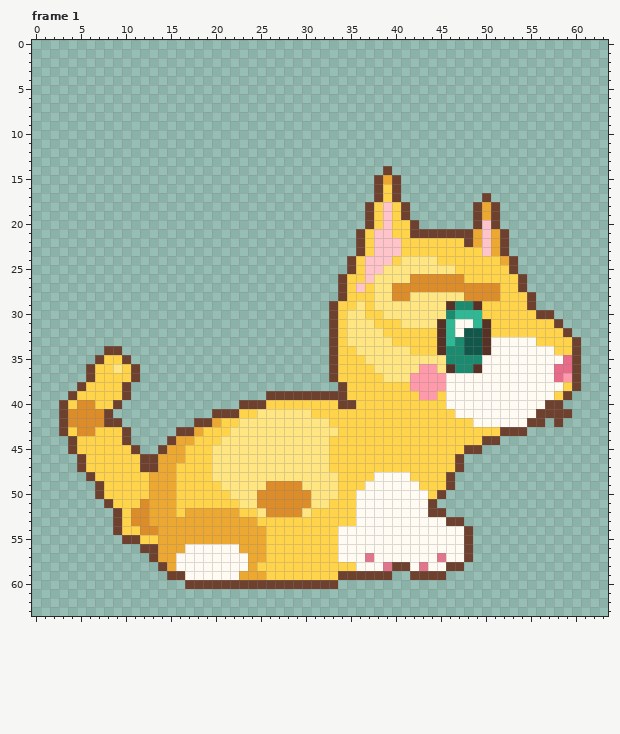
Two states of a pixel-art file, assets/pixel/cat/idle_side.aseprite. The picture above was drawn from the file before the commit.
64x64 pixels, 2 frames. Shown: frame 1. The commit also changed other frames, which this record leaves out.
And afterwards:
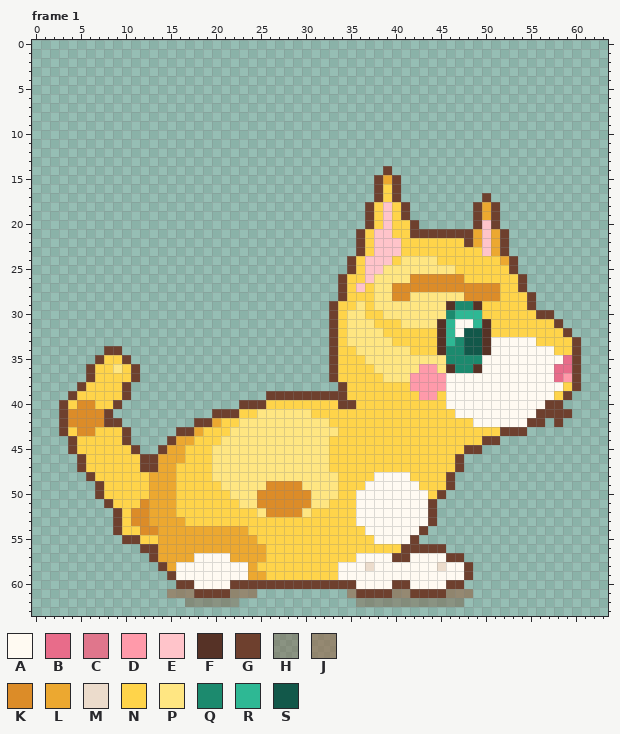
Palette (. is transparent): A #fffaf2  B #e86c8a  C #e0768c  D #ff9aaa  E #ffc4ca  F #563226  G #6e402e  H #78563a69  J #946c4ea5  K #dc8c28  L #eca830  M #ecdccc  N #ffd44a  P #ffe682  Q #1c8a6e  R #2eb894  S #12584a
What changed:
{"where": "frame 1, layer \"pixel\""}
{"frame":1,"y":52,"x":17,"old":"LLLLLL","new":"NNNNNN"}
{"frame":1,"y":52,"x":45,"old":"G","new":"."}
{"frame":1,"y":53,"x":17,"old":"LLLLLLLL","new":"NNNNNNNN"}
{"frame":1,"y":53,"x":44,"old":"AAGG","new":"G..."}
{"frame":1,"y":54,"x":24,"old":"LL","new":"NN"}
{"frame":1,"y":54,"x":34,"old":"AAA","new":"NNN"}
{"frame":1,"y":54,"x":43,"old":"AAAAAG","new":"G....."}
{"frame":1,"y":55,"x":25,"old":"L","new":"N"}
{"frame":1,"y":55,"x":34,"old":"AAAA","new":"NNNN"}
{"frame":1,"y":55,"x":42,"old":"AAAAAAG","new":"G......"}
{"frame":1,"y":56,"x":17,"old":"AAAAAA","new":"LLLLLL"}
{"frame":1,"y":56,"x":34,"old":"AAAAAAAAAAAAAAG","new":"NNNNNNNGGGGG..."}
{"frame":1,"y":57,"x":16,"old":"AA","new":"LL"}
{"frame":1,"y":57,"x":22,"old":"AA","new":"LL"}
{"frame":1,"y":57,"x":34,"old":"AA","new":"NN"}
{"frame":1,"y":57,"x":37,"old":"C","new":"A"}
{"frame":1,"y":57,"x":40,"old":"AA","new":"GG"}
{"frame":1,"y":57,"x":45,"old":"CAAG","new":"AGG."}
{"frame":1,"y":58,"x":34,"old":"NN","new":"AA"}
{"frame":1,"y":58,"x":37,"old":"A","new":"M"}
{"frame":1,"y":58,"x":39,"old":"CGG","new":"AAA"}
{"frame":1,"y":58,"x":43,"old":"C","new":"A"}
{"frame":1,"y":58,"x":45,"old":"AGG.","new":"MAAG"}
{"frame":1,"y":59,"x":16,"old":"G","new":"A"}
{"frame":1,"y":59,"x":23,"old":"L","new":"A"}
{"frame":1,"y":59,"x":34,"old":"GGGGGG..GGGG...","new":"AAAAAAAAAAAAAAG"}
{"frame":1,"y":60,"x":16,"old":".","new":"G"}
{"frame":1,"y":60,"x":18,"old":"GGGG","new":"AAAA"}
{"frame":1,"y":60,"x":34,"old":"..............","new":"GGAAAAGGAAAAGG"}
{"frame":1,"y":61,"x":15,"old":"..........","new":"JJJGGGGJJJ"}
{"frame":1,"y":61,"x":35,"old":"..............","new":"JGGGGJJGGGGJJJ"}
{"frame":1,"y":62,"x":17,"old":"......","new":"HHHHHH"}
{"frame":1,"y":62,"x":36,"old":"............","new":"HHHHHHHHHHHH"}
